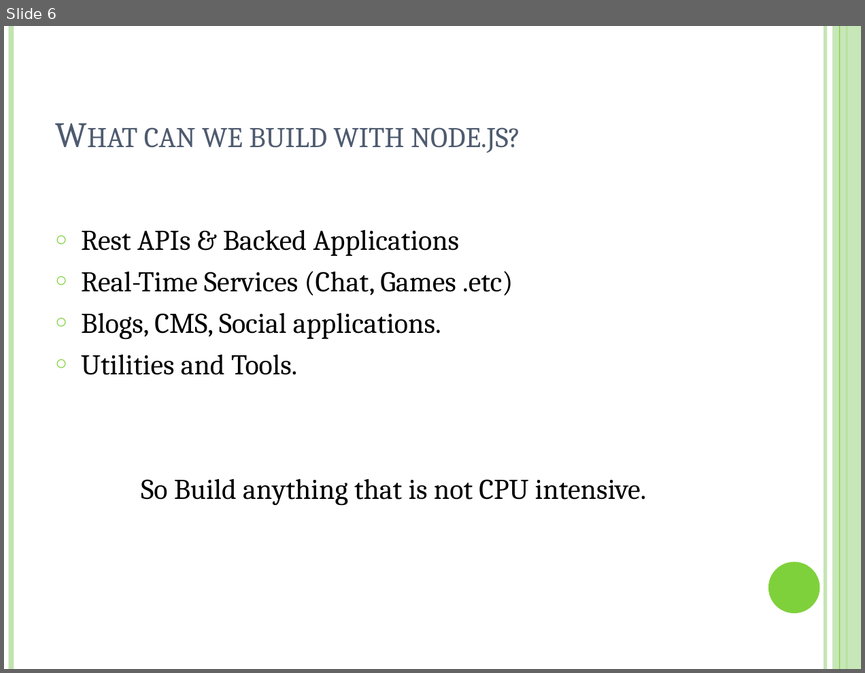
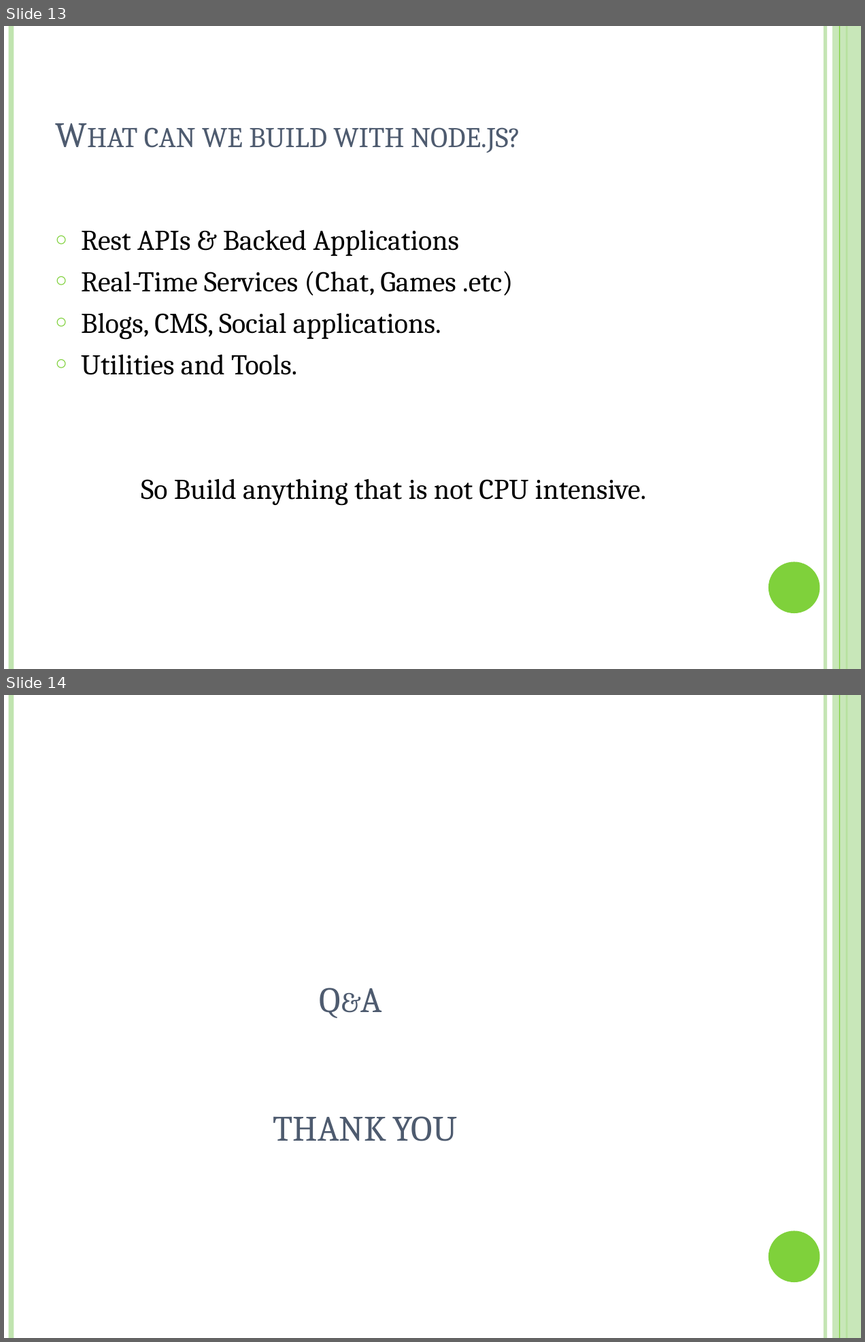
Before and after one commit to lakshmikanthadn/FresherTraining2018-NodeJS, a slide deck: Node js.pptx. Shown one above the other, each under a label of ours: slide 6 before the commit, slides 13 and 14 after it. The pictures are 865x673 and 865x1342 pixels, drawn with LibreOffice and Linux fonts; fonts in the diff are those of the drawing. Boxes give left, top, right and bottom in pixels: in the first picture for what was removed or moved away, otherwise in the second. Text is boxed around its words. In the diff, an @@ line names an element or a change of style, - is before the commit and + after.

```diff
--- a/Node js.pptx
+++ b/Node js.pptx
@@ slide 14 added at box(4, 695, 861, 1338), background #FFFFFF; not listed: 6 template elements that a slide beside it also shows @@
@@ title added at box(320, 987, 381, 1018), 30 pt, text #4E5B6F, small capitals @@
+Q&A
@@ text added at box(273, 1116, 458, 1141), 30 pt, text #4E5B6F, small capitals @@
+THANK YOU
@@ what was slide 6 is now slide 13 @@
```
Also in this commit, not shown: 4 slides changed, 7 other slides added, 5 slides removed, 3 other files.
